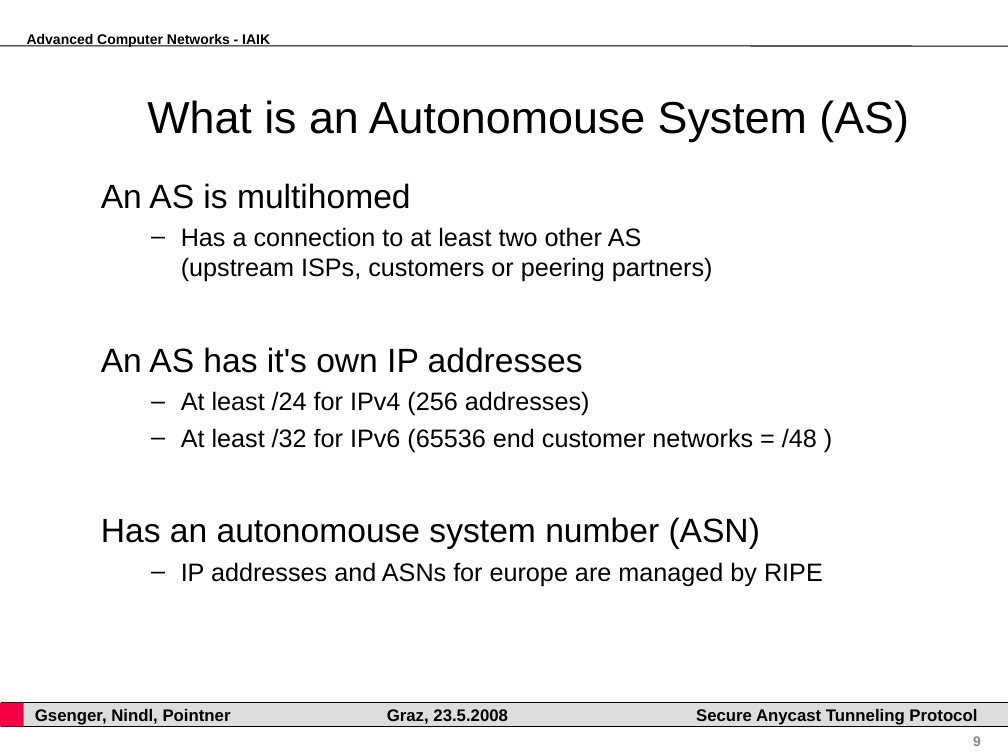
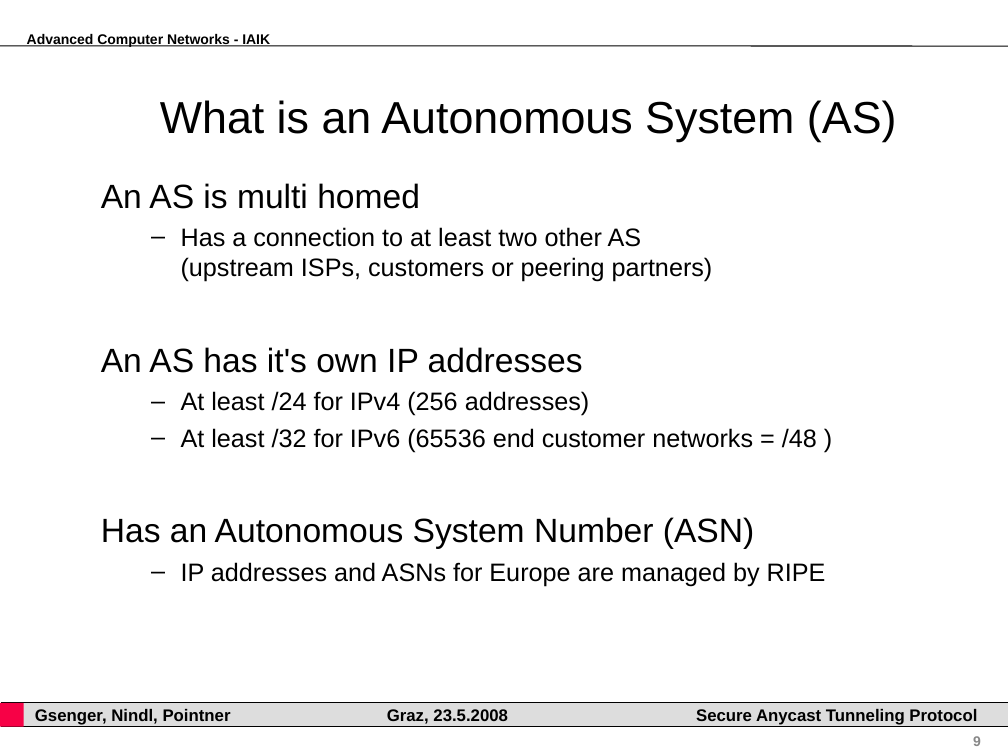
Before and after one commit to pyhedgehog/anytun, a slide deck: slide 9 of papers/acn.ppt. Drawn at 1008x756 pixels with LibreOffice and Linux fonts; fonts in the diff are those of the drawing; background and template pictures are left out. Boxes give left, top, right and bottom in pixels: in the first picture for what was removed or moved away, otherwise in the second. Text is boxed around its words. In the diff, an @@ line names an element or a change of style, - is before the commit and + after.

Commit message:
fixed some typo @ acn presention

```diff
--- a/papers/acn.ppt
+++ b/papers/acn.ppt
@@ title at [160, 100, 897, 142]: text changed @@
-What is an Autonomouse System (AS)
+What is an Autonomous System (AS)
@@ text at [101, 183, 420, 209]: text changed @@
-An AS is multihomed
+An AS is multi homed
@@ text at [101, 517, 826, 586]: text changed @@
-Has an autonomouse system number (ASN)
-  – IP addresses and ASNs for europe are managed by RIPE
+Has an Autonomous System Number (ASN)
+  – IP addresses and ASNs for Europe are managed by RIPE
```
Also in this commit, not shown: 23 other slides changed.
